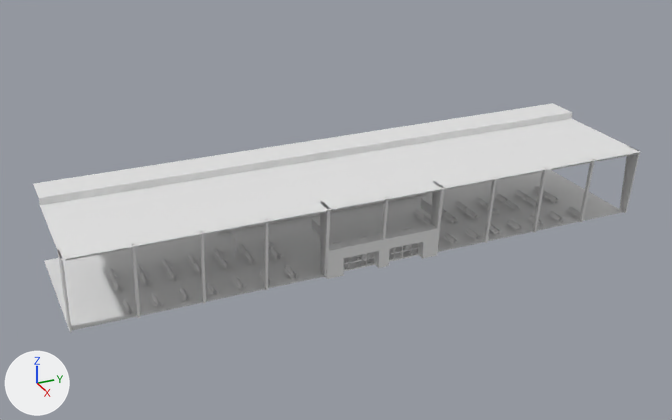
What one commit did to the Blender file models/airport gates/airport gates 2.blend.
Before and after are seen from a 50 mm camera at (115.4, -49.7, 57.1) aimed at (4.1, 0.3, 1.5). Lighting does not change. The marker at lower left points along +X, +Y and +Z. The picture after the commit comes second.
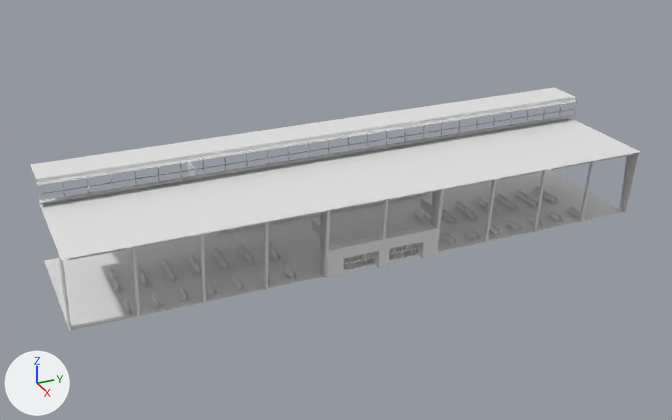
What the commit changed:
me_plane_001 is used by ob_plane_001; location (0.0, 0.0, 0.0).
me_plane_001 had 32929 vertices, 30987 faces and spanned x 0.0..20.8, y -40.0..40.0, z 0.0..11.0.
me_plane_001 now has 2189 vertices, 1547 faces and spans x 0.0..20.8, y -40.0..40.0, z 0.0..13.6.
me_plane_001 part 1: 6 vertices removed from x 0.0..5.0, y -40.0..40.0, z 10.0..11.0; 1602 vertices added at x 0.0..20.8, y -40.0..40.0, z 9.8..13.6.
me_plane_001 part 2: the surface is now shaded flat.
Other edits to the shape of me_plane_001 do not show in these pictures.

Location of each change, (x1, y1, x2, y2) in pixels of the pictures (672 x 420 px):
'Plane.001', reshaped: before (33, 103, 640, 333); after (31, 87, 640, 333)
part 1 of me_plane_001, reshaped: before (33, 103, 640, 260); after (31, 87, 640, 260)
'Plane.004', unchanged, uncovered by the edit: after (105, 186, 585, 315)
